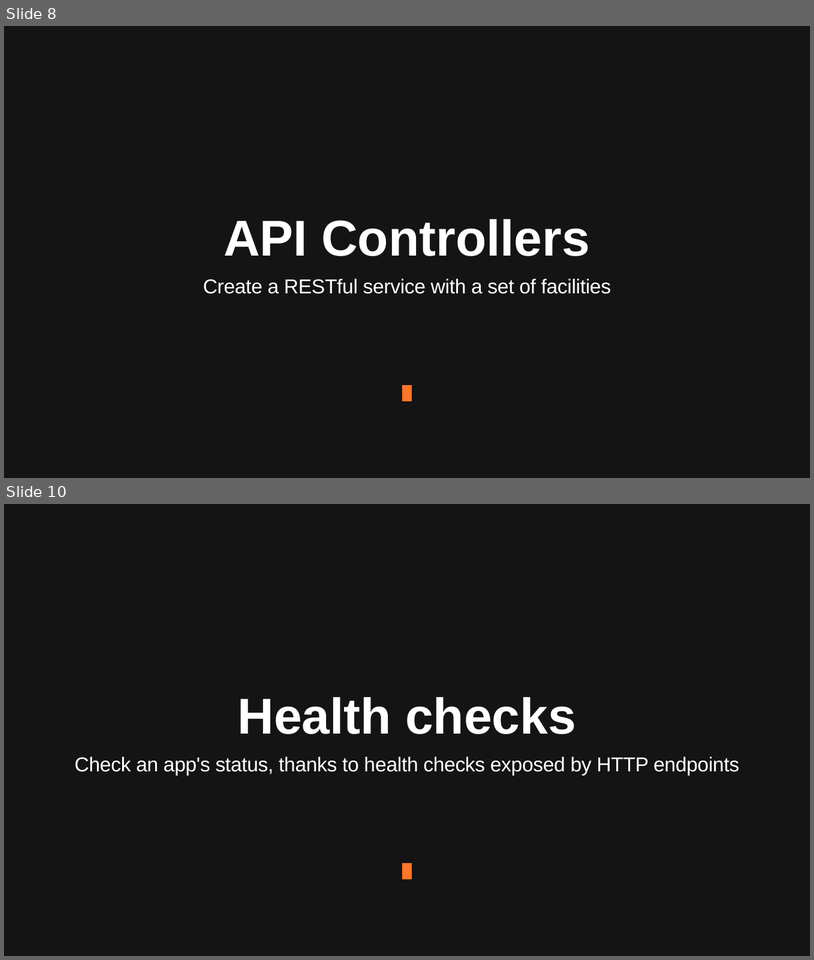
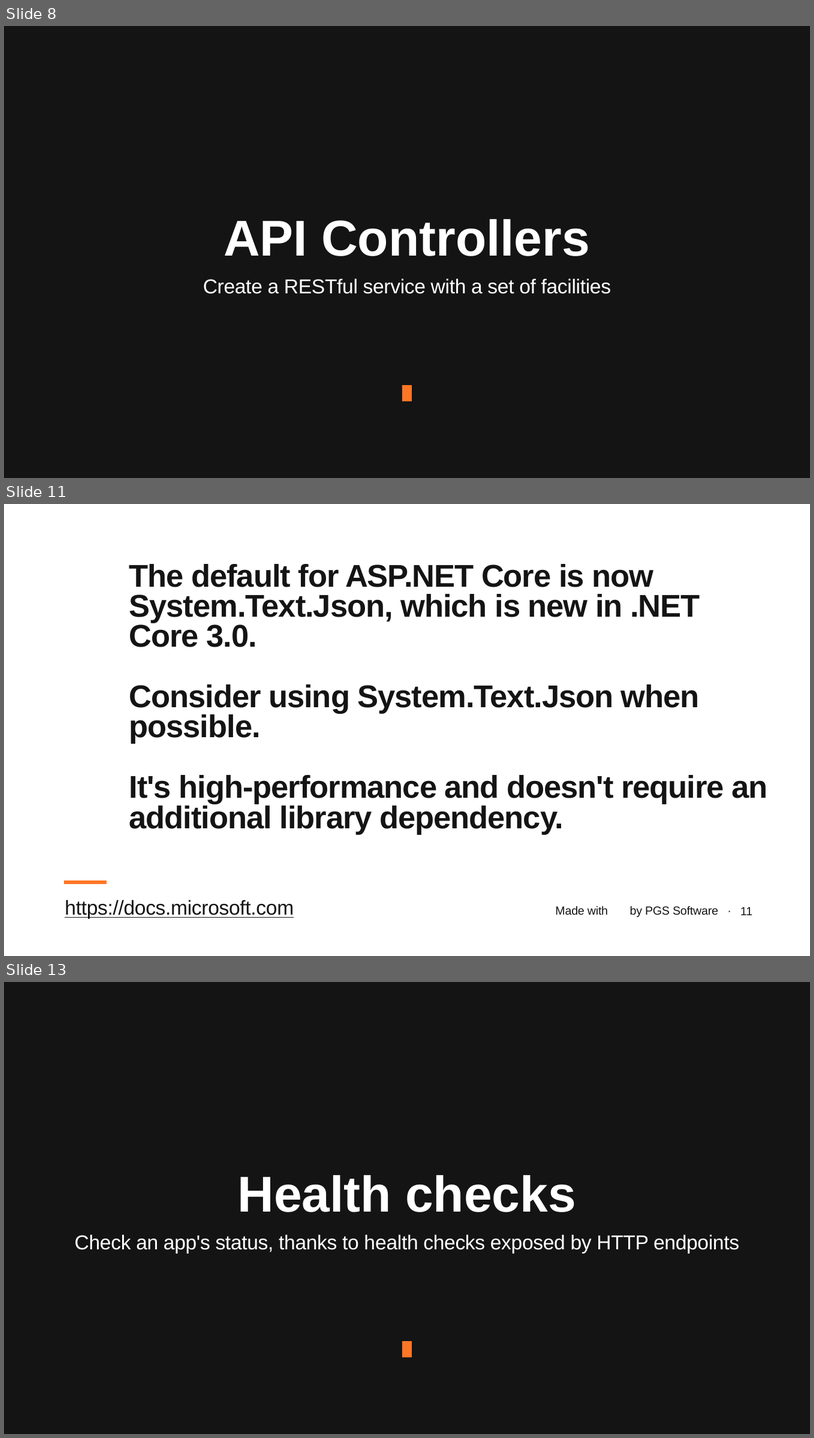
Before and after one commit to januszmarcinik/.NET-getting-started, a slide deck: PGS SharpDev.pptx. Shown one above the other, each under a label of ours: slides 8 and 10 before the commit, slides 8, 11 and 13 after it; the slides between them are not shown. The pictures are 814x960 and 814x1438 pixels, drawn with LibreOffice and Linux fonts; fonts in the diff are those of the drawing; background and template pictures are left out. Boxes give left, top, right and bottom in pixels: in the first picture for what was removed or moved away, otherwise in the second. Text is boxed around its words. In the diff, an @@ line names an element or a change of style, - is before the commit and + after.

```diff
--- a/PGS SharpDev.pptx
+++ b/PGS SharpDev.pptx
@@ slide 11 added at (4,504,810,956), background #FFFFFF @@
@@ text added at (129,564,768,835), 75 pt, text #141414, bold @@
+The default for ASP.NET Core is now System.Text.Json, which is new in .NET Core 3.0.
+Consider using System.Text.Json when possible.
+It's high-performance and doesn't require an additional library dependency.
@@ line added from (64, 883) to (106, 883), #FF7626 8 pt @@
@@ text added at (65,900,294,919), 48 pt, text #141414, underline @@
+https://docs.microsoft.com
@@ text added at (555,906,719,917), 28 pt, text #141414 @@
+Made with by PGS Software ·
@@ page number added at (741,907,753,916), 28 pt, text #141414 @@
+11
@@ what was slide 10 is now slide 13 @@
```
Also in this commit, not shown: 1 slide changed, 3 other slides added, 1 slide removed.
